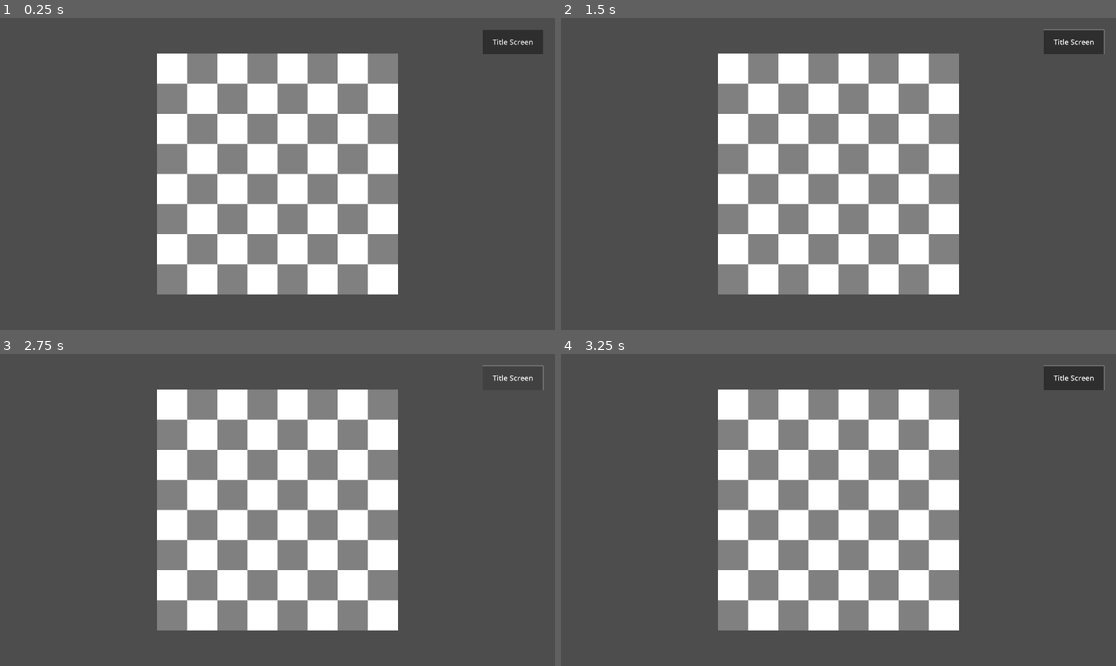
Above: before the commit, frames 1-4 (two rows, left to right).
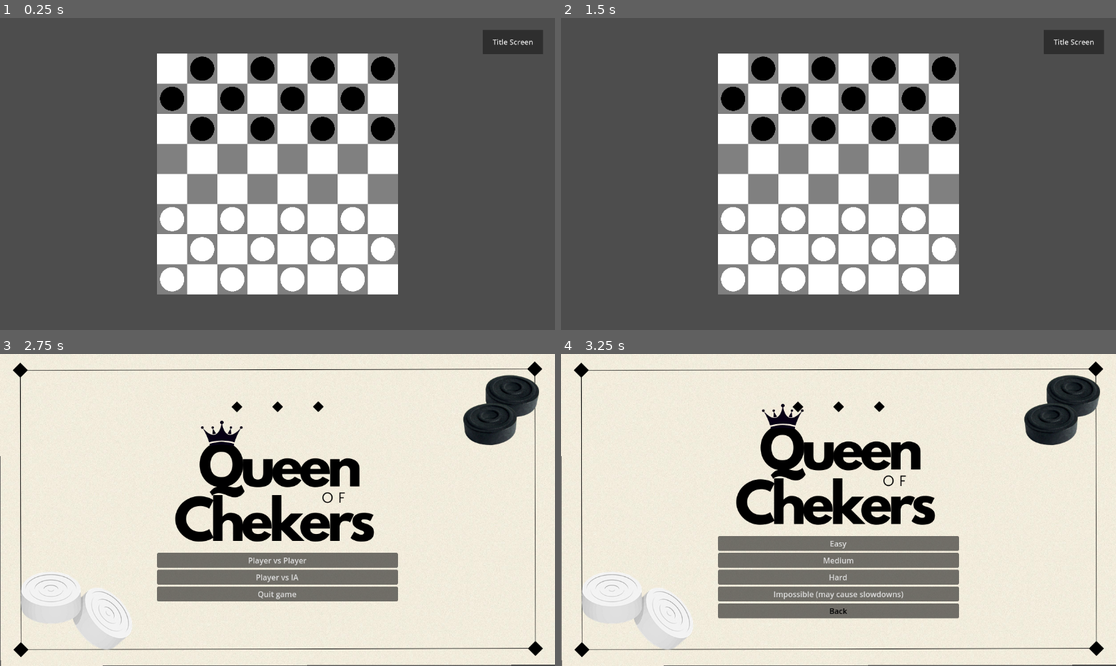
Above: after the commit, the same moments.

Repository: BarbosaNath/queen-of-checkers
Game: Godot game, scene res://scenes/main.tscn
Two runs of this game, one before a commit and one after it. Both use one fixed random seed, a clock stepped at 60 frames per second and the inputs below.
Inputs (mouse positions are in pixels of both pictures, inside the frame that each line leads up to):
- Up to frame 1 (0.25 s): no input
- Up to frame 2 (1.5 s): click "Title Screen" at 0.5 s; click (838, 223) at 1.25 s, where only the run after the commit has a clickable "Player vs Player"
- Up to frame 3 (2.75 s): click "Title Screen" at 2 s
- Up to frame 4 (3.25 s): click (838, 578) at 2.75 s, where only the run after the commit has a clickable "Player vs IA"

The runs differ from the first frame. In frame 1, 6.5% of the frame differs, in the area x 28-72%, y 12-88%; in frame 2, 6.5%; in frame 3, 98%, in the area x 0-100%, y 0-100%; in frame 4, 98%.
Error before the commit: Parse Error: Could not parse global class "BoardState" from "res://scripts/board_state.gd". (res://scripts/chess.gd:30)

Commit message:
fix: add prev_eaten_pieces

Diff:
--- a/scripts/board_state.gd
+++ b/scripts/board_state.gd
@@ -155,23 +155,24 @@
 		var pos = piece + direction
 		while is_valid_position(pos):
 			if is_empty(pos):
-				if (!multijump)
+				if (!multijump):
 					normal_moves.append({
 						'initial_position': piece,
 						'final_position': pos,
 						'eaten_pieces': [],
 					})
-				eating_moves.append({
-					'initial_position': piece,
-					'final_position': pos,
-					'eaten_pieces': prev_eaten_pieces,
-				})
+				else:
+					eating_moves.append({
+						'initial_position': piece,
+						'final_position': pos,
+						'eaten_pieces': prev_eaten_pieces,
+					})
 
 
 			elif is_enemy(pos):
 				var eat_pos = pos + direction
 				if is_valid_position(eat_pos) and is_empty(eat_pos):
-					var eaten_pieces = [pos]
+					var eaten_pieces = [pos] + prev_eaten_pieces
 
 					eating_moves.append({
 						'initial_position': piece,
